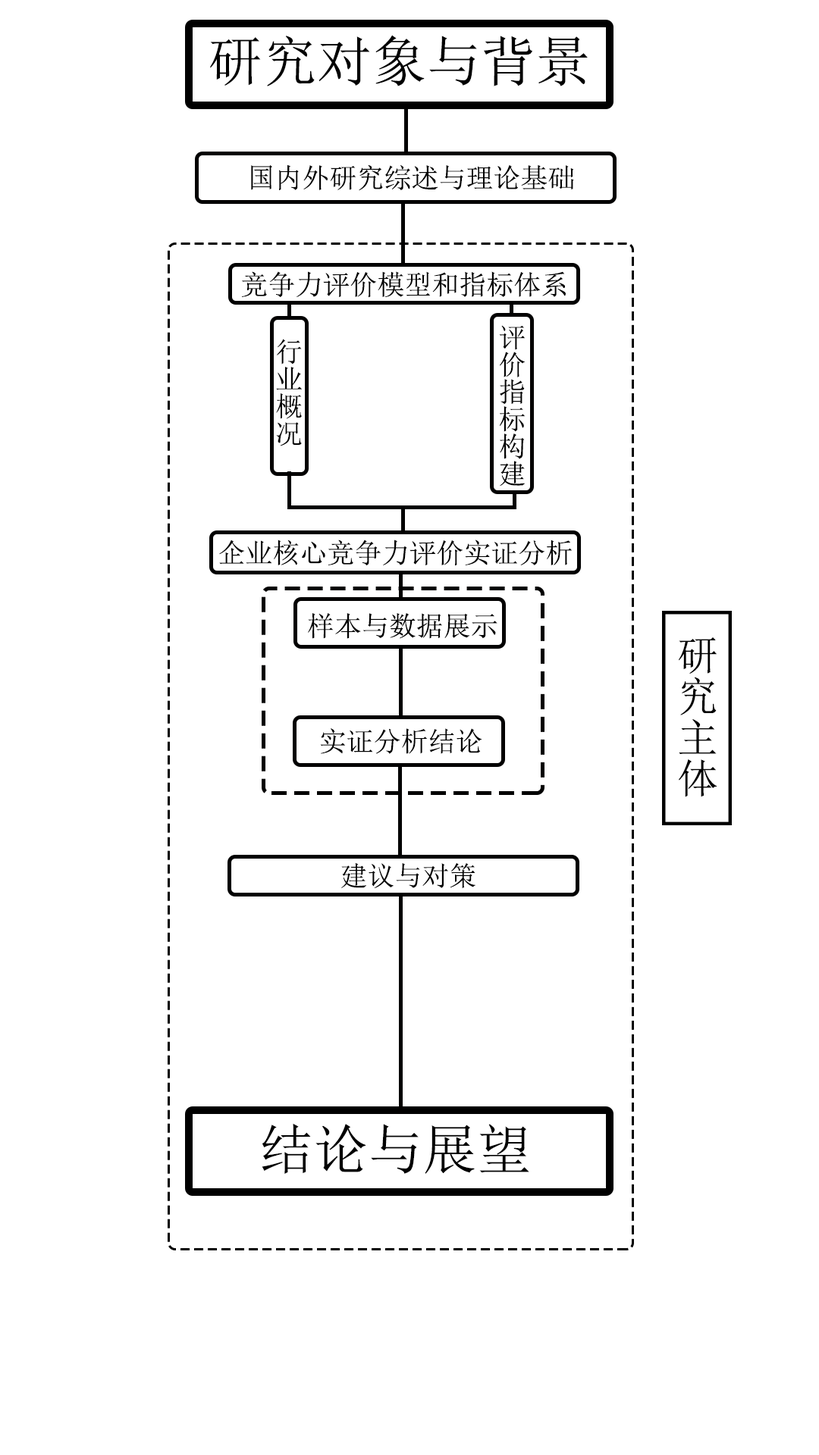
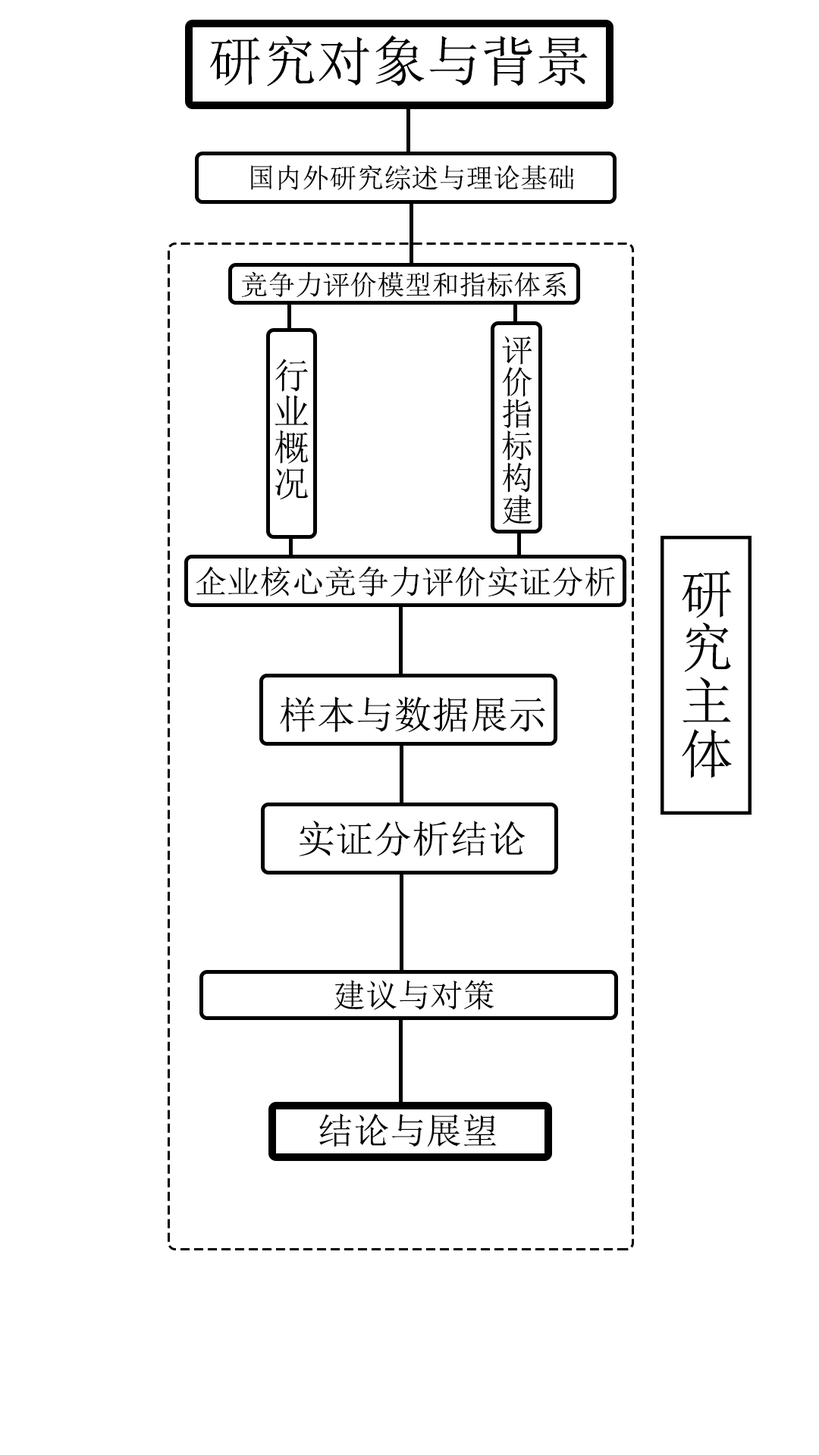
The second 819 × 1455 image is a revision of the first. Changes to its layers:
removed layer "形状 32" over [398, 895, 403, 1115]
moved "形状 11" above "形状 10", painted on it over [288, 505, 517, 1107]
moved "形状 10" above "形状 13", painted on it over [287, 471, 404, 973]
painted on "形状 13" over [400, 506, 521, 559]
painted on "形状 12" over [288, 491, 517, 558]
renamed "形状 9" to "形状 15", painted on it over [409, 203, 517, 326]
removed layer "形状 8" over [291, 109, 407, 320]
painted on "实证分析结论" over [298, 728, 526, 857]
painted on "样本与数据展示" over [279, 613, 545, 733]
painted on "评价指标构建" over [498, 325, 533, 525]
painted on "圆角矩形 4" (1st of 2) over [489, 313, 542, 534]
painted on "行业概况" over [274, 338, 309, 500]
painted on "圆角矩形 4" (2nd of 2) over [266, 316, 317, 539]
painted on "结论与展望" (1st of 2) over [261, 1113, 530, 1175]
painted on "圆角矩形 1" (1st of 2) over [184, 1102, 614, 1197]
painted on "研究主体" over [678, 570, 732, 798]
painted on "矩形 2" over [660, 535, 752, 826]
painted on "建议与对策" over [334, 862, 495, 1011]
painted on "企业核心竞争力评价实证分析" over [195, 539, 615, 598]
painted on "圆角矩形 3" (1st of 3) over [184, 530, 627, 608]
painted on "圆角矩形 3" (3rd of 3) over [199, 855, 618, 1021]
painted on "圆角矩形 5" (1st of 2) over [260, 715, 558, 875]
painted on "圆角矩形 5" (2nd of 2) over [259, 597, 558, 746]
removed layer "圆角矩形 9" over [261, 586, 545, 796]
…and 5 more changes (2 added, 3 removed)
